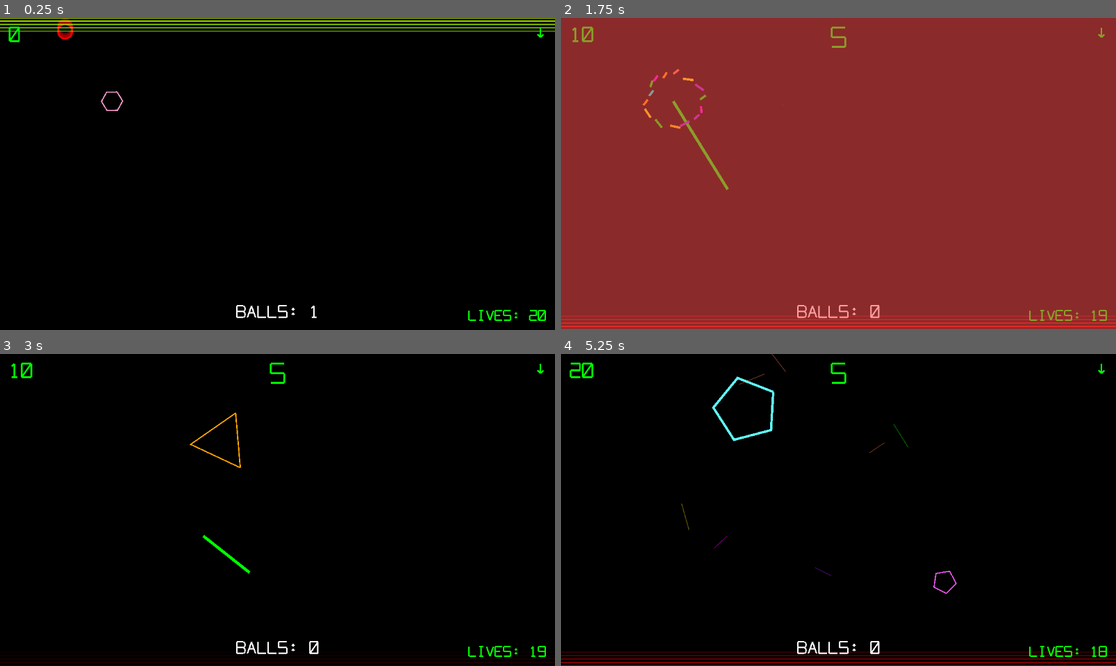
Above: before the commit, frames 1-4 (two rows, left to right).
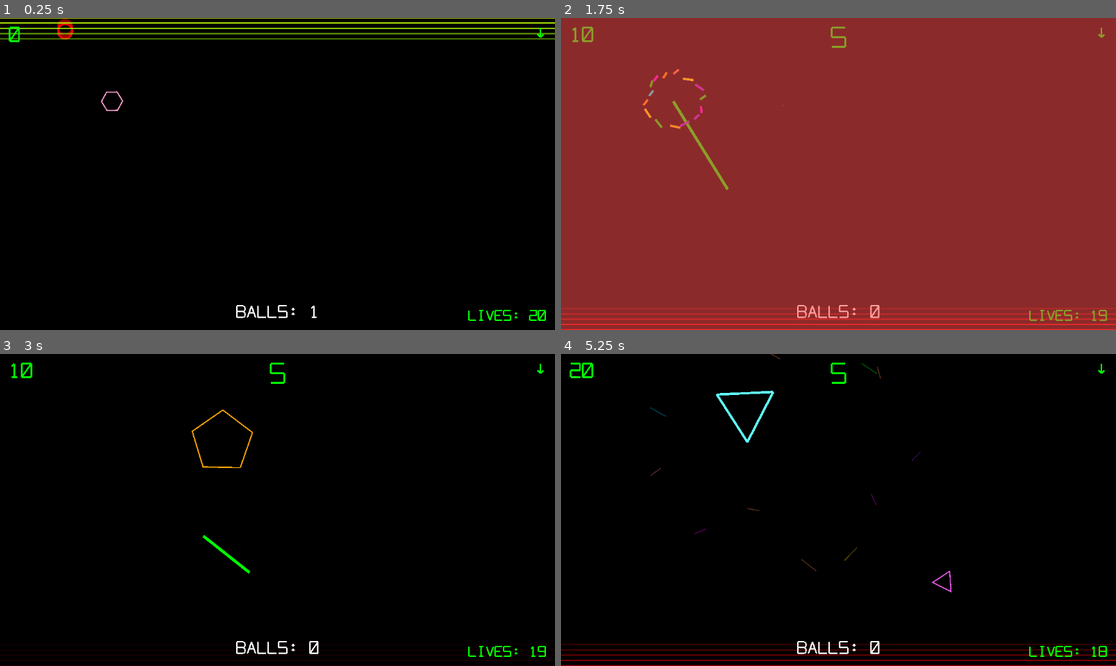
Above: after the commit, the same moments.

Repository: justinstroud-campmeeker/vexer
Game: Godot game, scene res://scenes/game.tscn
Same seed, same stepped clock (60 frames per second), same inputs: the game is played once before the commit and once after it. This scene is started directly instead of the project's main scene.
Inputs (mouse positions are in pixels of both pictures, inside the frame that each line leads up to):
- Up to frame 1 (0.25 s): no input
- Up to frame 2 (1.75 s): move the mouse to (960, 158) at 0.52 s; click (960, 158) at 0.67 s; drag from (727, 189) to (672, 102) at 1.27 s
- Up to frame 3 (3 s): move the mouse to (333, 441) at 2.02 s; click (333, 441) at 2.17 s; drag from (249, 572) to (111, 463) at 2.77 s
- Up to frame 4 (5.25 s): move the mouse to (1005, 556) at 3.52 s; click (1005, 556) at 3.67 s; drag from (672, 463) to (783, 441) at 4.27 s; move the mouse to (866, 510) at 5.02 s; click (866, 510) at 5.17 s

The runs differ from the first frame. In frame 1, 4.0% of the frame differs, in the area x 0-100%, y 0-7%; in frame 2, 2.8%; in frame 3, 1.2%; in frame 4, 4.1%, in the area x 0-100%, y 0-100%.

Commit message:
Added game over message

Diff:
--- a/scripts/bonus_shape.gd
+++ b/scripts/bonus_shape.gd
@@ -98,7 +98,7 @@
 	collision_shape.shape = circle
 
 func _generate_shape() -> void:
-	var sides := randi_range(3, 6)  # Triangle to hexagon
+	var sides := randi_range(3, 8)  # Triangle to hexagon
 	vertices.clear()
 
 	for i in range(sides):
--- a/scripts/edge_glow.gd
+++ b/scripts/edge_glow.gd
@@ -2,7 +2,7 @@
 
 const FADE_DURATION := 1.5
 const LINE_WIDTH := 3.0
-const LINE_GAP := 4.0  # 4px visible gap between lines
+const LINE_GAP := 8.0  # 4px visible gap between lines
 const NUM_LINES := 5
 
 var lifetime: float = 0.0
--- a/scripts/game.gd
+++ b/scripts/game.gd
@@ -15,6 +15,7 @@
 const BONUS_SHAPE_SCENE := preload("res://scenes/bonus_shape.tscn")
 const EDGE_GLOW_SCRIPT := preload("res://scripts/edge_glow.gd")
 const LIFE_ANNOUNCEMENT_SCRIPT := preload("res://scripts/life_announcement.gd")
+const GAME_OVER_DISPLAY_SCRIPT := preload("res://scripts/game_over_display.gd")
 
 const INITIAL_SPAWN_INTERVAL := 3.0
 const MIN_SPAWN_INTERVAL := 0.5
@@ -397,5 +398,18 @@
 	if is_high_score:
 		print("New High Score!")
 
+	# Show game over display
+	_spawn_game_over_display()
+
 	await get_tree().create_timer(2.0).timeout
 	get_tree().change_scene_to_file("res://scenes/main_menu.tscn")
+
+func _spawn_game_over_display() -> void:
+	var game_over := Node2D.new()
+	game_over.set_script(GAME_OVER_DISPLAY_SCRIPT)
+	game_over.position = viewport_size / 2.0
+
+	var game_over_layer := CanvasLayer.new()
+	game_over_layer.layer = 30
+	game_over_layer.add_child(game_over)
+	add_child(game_over_layer)
--- /dev/null
+++ b/scripts/game_over_display.gd
@@ -0,0 +1,31 @@
+extends Node2D
+
+const TEXT := "GAME OVER!"
+const FONT_SIZE := 70.0
+const COLOR_CYCLE_SPEED := 8.0
+
+var text_container: Node2D = null
+var elapsed: float = 0.0
+
+func _ready() -> void:
+	text_container = VectorFont.create_text(TEXT, FONT_SIZE, Color.RED, 5.0)
+	var text_width := VectorFont.get_text_width(TEXT, FONT_SIZE)
+	var text_height := FONT_SIZE
+	text_container.position = Vector2(-text_width / 2.0, -text_height / 2.0)
+	add_child(text_container)
+
+func _process(delta: float) -> void:
+	elapsed += delta
+
+	# Cycle between red and orange
+	var t := (sin(elapsed * COLOR_CYCLE_SPEED) + 1.0) / 2.0
+	var color := Color.RED.lerp(Color.ORANGE, t)
+
+	_set_color(text_container, color)
+
+func _set_color(node: Node, color: Color) -> void:
+	for child in node.get_children():
+		if child is Line2D:
+			child.default_color = color
+		elif child is Node2D:
+			_set_color(child, color)
--- a/scripts/score_popup.gd
+++ b/scripts/score_popup.gd
@@ -1,43 +1,75 @@
 extends Node2D
 
-const FLOAT_SPEED := 80.0
-const FADE_DURATION := 1.0
-const SCALE_START := 0.5
-const SCALE_END := 1.2
+const ZOOM_DURATION := 0.25
+const HOLD_DURATION := 0.4
+const FADE_DURATION := 0.5
+const FLOAT_SPEED := 50.0
+const SCALE_START := 0.2
+const SCALE_PEAK := 1.8
+const SCALE_END := 2.2
+const FONT_SIZE := 36.0
 
 var lifetime: float = 0.0
+var phase: int = 0  # 0=zoom in, 1=hold, 2=fade out
 var text_container: Node2D
+var base_color: Color
 
 func _ready() -> void:
 	scale = Vector2.ONE * SCALE_START
 
 func setup(points: int, color: Color) -> void:
+	base_color = color
 	var text := "+" + str(points)
-	text_container = VectorFont.create_text(text, 20, color, 3.0)
+	text_container = VectorFont.create_text(text, FONT_SIZE, color, 4.0)
 	# Center the text
-	var width := VectorFont.get_text_width(text, 20)
-	text_container.position.x = -width / 2
+	var width := VectorFont.get_text_width(text, FONT_SIZE)
+	var height := FONT_SIZE
+	text_container.position = Vector2(-width / 2.0, -height / 2.0)
 	add_child(text_container)
 
 func _process(delta: float) -> void:
 	lifetime += delta
 
-	# Float upward
-	position.y -= FLOAT_SPEED * delta
+	# Float upward (slower during zoom, faster during fade)
+	var float_mult := 0.3 if phase == 0 else 1.0
+	position.y -= FLOAT_SPEED * float_mult * delta
 
-	# Scale up
-	var t := lifetime / FADE_DURATION
-	var current_scale := lerpf(SCALE_START, SCALE_END, t)
-	scale = Vector2.ONE * current_scale
+	match phase:
+		0:  # Zoom in with elastic bounce
+			if lifetime >= ZOOM_DURATION:
+				lifetime = 0.0
+				phase = 1
+				scale = Vector2.ONE * SCALE_PEAK
+			else:
+				var t := lifetime / ZOOM_DURATION
+				var elastic_t := _elastic_out(t)
+				var current_scale := lerpf(SCALE_START, SCALE_PEAK, elastic_t)
+				scale = Vector2.ONE * current_scale
 
-	# Fade out
-	var alpha := 1.0 - t
-	if alpha <= 0:
-		queue_free()
-		return
+		1:  # Hold
+			if lifetime >= HOLD_DURATION:
+				lifetime = 0.0
+				phase = 2
 
-	# Update alpha on all Line2D children
-	_set_alpha(text_container, alpha)
+		2:  # Fade out while still scaling up
+			if lifetime >= FADE_DURATION:
+				queue_free()
+				return
+
+			var t := lifetime / FADE_DURATION
+			var alpha := 1.0 - t
+			var current_scale := lerpf(SCALE_PEAK, SCALE_END, t)
+			scale = Vector2.ONE * current_scale
+			_set_alpha(text_container, alpha)
+
+func _elastic_out(t: float) -> float:
+	if t == 0.0:
+		return 0.0
+	if t == 1.0:
+		return 1.0
+	var p := 0.4
+	var s := p / 4.0
+	return pow(2.0, -10.0 * t) * sin((t - s) * TAU / p) + 1.0
 
 func _set_alpha(node: Node, alpha: float) -> void:
 	for child in node.get_children():
Not shown, added: scripts/game_over_display.gd.uid
